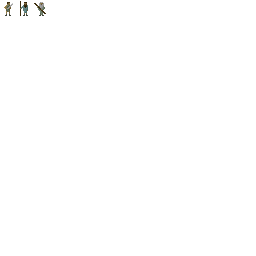
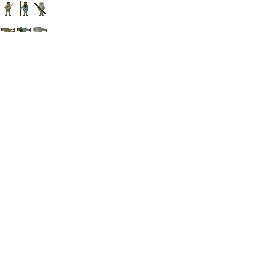
Before/after of a w=256, h=256 layered artwork. What changed in the layer stack:
painted on "Background" over (1, 27, 47, 32)
